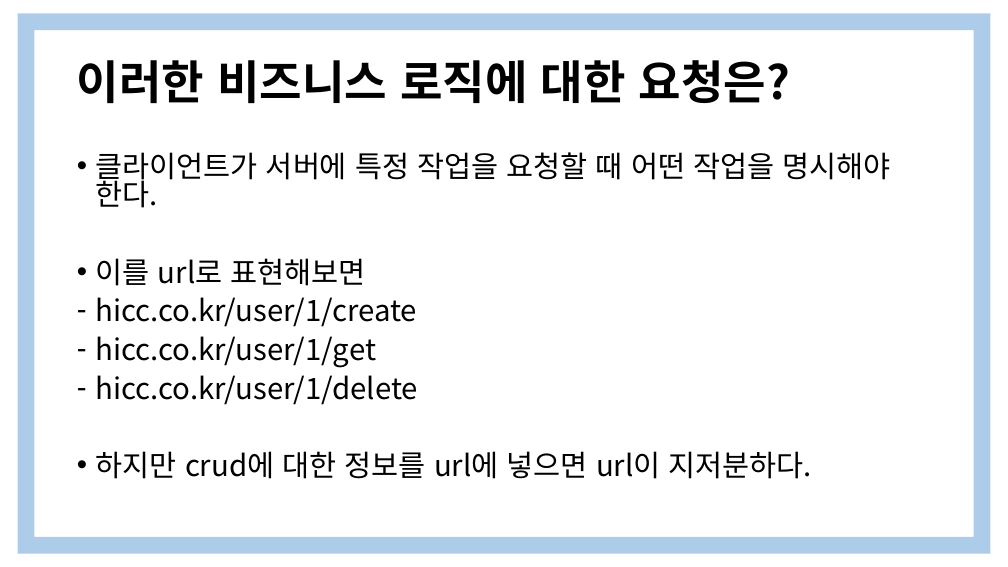
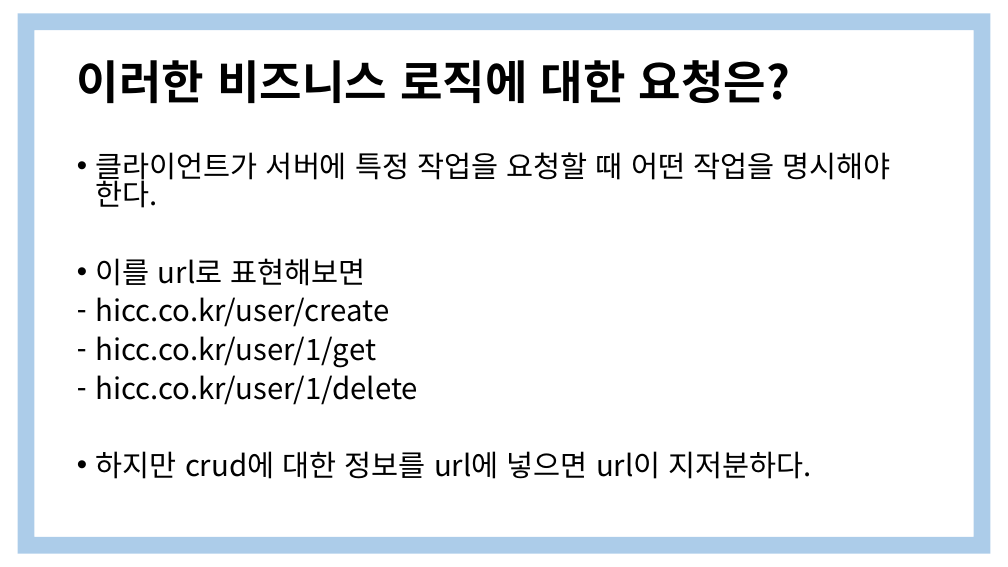
Before and after one commit to yooooonshine/django_seminar, a slide deck: slide 6 of 2주차/Django 특강 2Weeks.pptx. Drawn at 1008x567 pixels with LibreOffice and Linux fonts; fonts in the diff are those of the drawing. Boxes give left, top, right and bottom in pixels: in the first picture for what was removed or moved away, otherwise in the second. Text is boxed around its words. In the diff, an @@ line names an element or a change of style, - is before the commit and + after.

```diff
--- a/2주차/Django 특강 2Weeks.pptx
+++ b/2주차/Django 특강 2Weeks.pptx
@@ text at (96, 297, 390, 327): text changed @@
-– hicc.co.kr/user/1/create
+– hicc.co.kr/user/create
```
Also in this commit, not shown: 4 other slides changed, 11 slides added, 4 slides removed.
